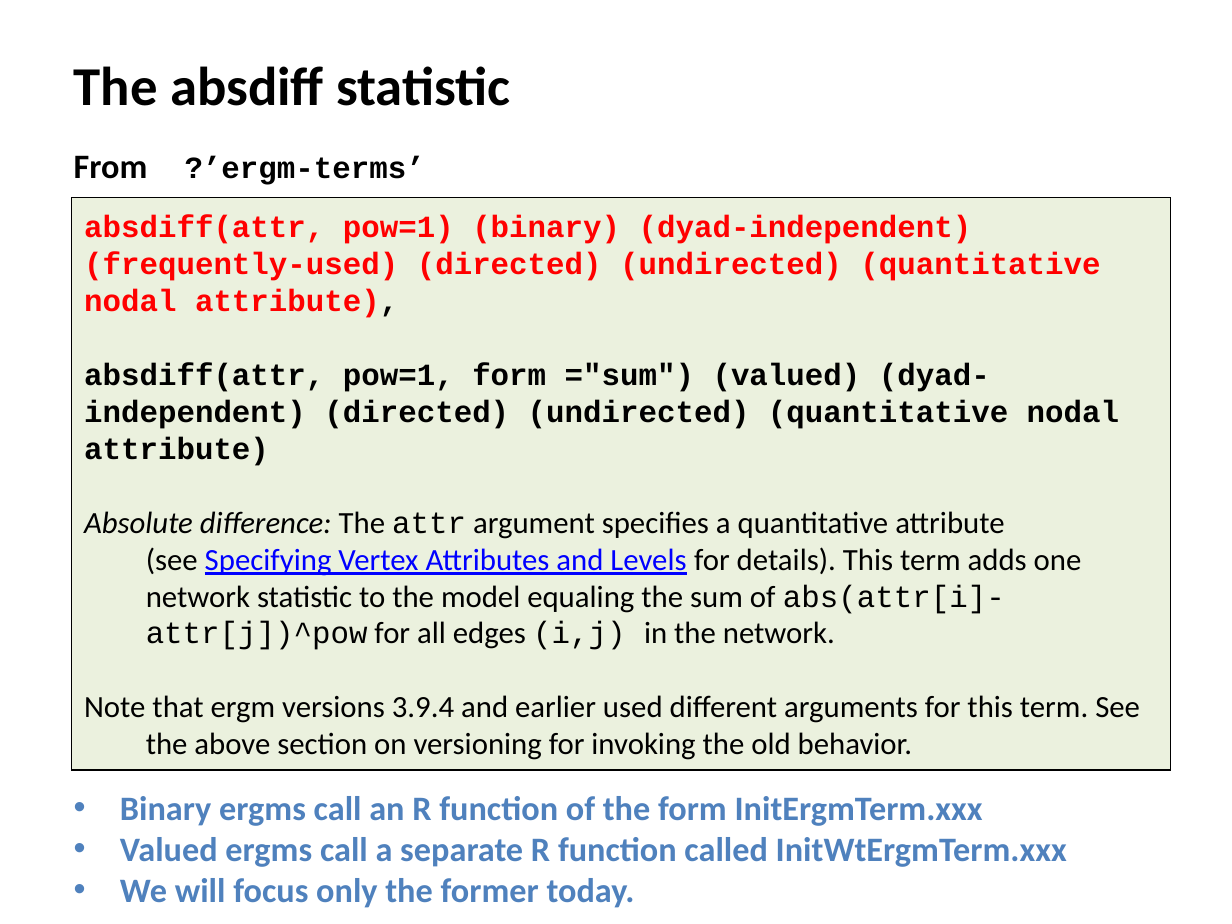
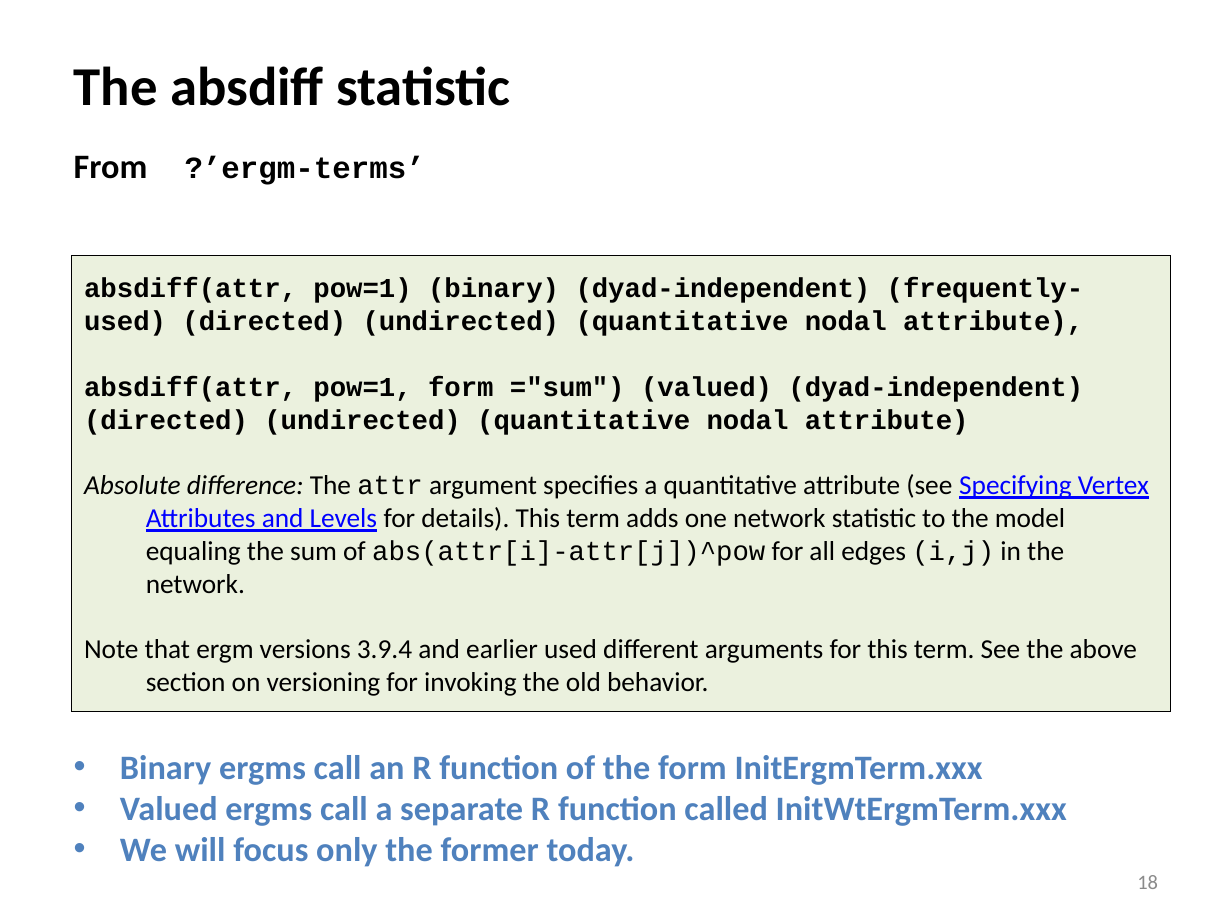
Before and after one commit to statnet/Workshops----OBSOLETE, a slide deck: slide 18 of ergm.userterms/EUT tutorial slides.pptx (slide 17 before the commit). Drawn at 1232x924 pixels with LibreOffice and Linux fonts; fonts in the diff are those of the drawing. Boxes give left, top, right and bottom in pixels: in the first picture for what was removed or moved away, otherwise in the second. Text is boxed around its words. In the diff, an @@ line names an element or a change of style, - is before the commit and + after.

```diff
--- a/ergm.userterms/EUT tutorial slides.pptx
+++ b/ergm.userterms/EUT tutorial slides.pptx
@@ rectangle "absdiff(attr, pow=1) (binary) (dyad-independent) (frequently ...": place and size @@
-rectangle "absdiff(attr, pow=1) (binary) (dyad-independent) (frequently ..." at box(71, 198, 1170, 770)
+rectangle "absdiff(attr, pow=1) (binary) (dyad-independent) (frequently ..." at box(71, 256, 1170, 712)
@@ rectangle "absdiff(attr, pow=1) (binary) (dyad-independent) (frequently ..." at box(71, 256, 1170, 712): size 18 to 16 pt; text colour #FF0000 to #000000 in "absdiff(attr, pow=1) (binary) (dyad-independent) (frequently ..." @@
@@ text "Binary ergms call an R ...": place and size @@
-text "Binary ergms call an R ..." at box(120, 796, 1067, 908)
+text "Binary ergms call an R ..." at box(120, 755, 1067, 867)
@@ page number added at box(1137, 875, 1158, 889), 12 pt, text #8C8C8C @@
+18
```
Also in this commit, not shown: 48 other slides changed, 4 slides added, 1 slide removed.
